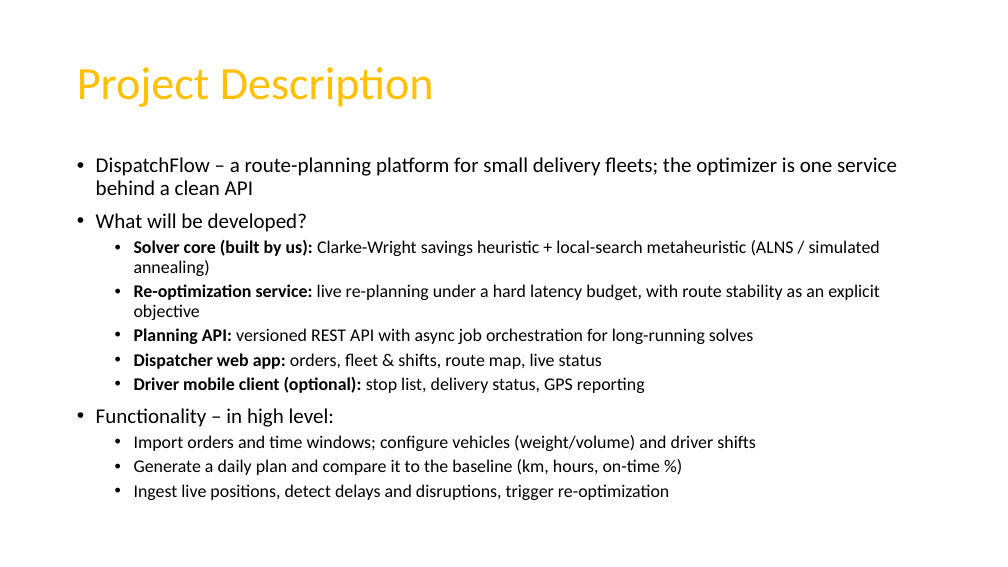
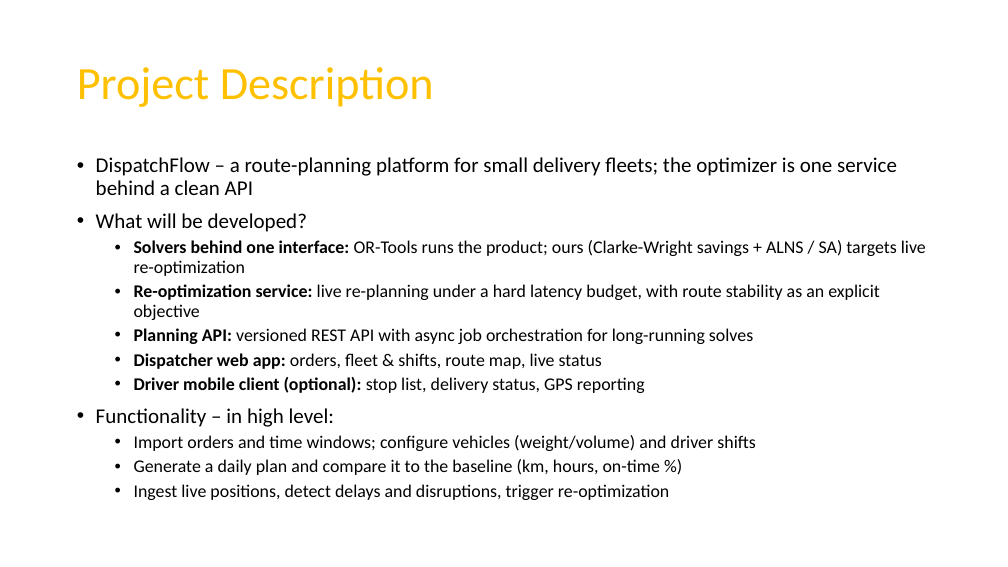
Before and after one commit to NaimElijah/DispatchFlow, a slide deck: slide 6 of docs/presentation/DispatchFlow_Presentation.pptx. Drawn at 1008x567 pixels with LibreOffice and Linux fonts; fonts in the diff are those of the drawing. Boxes give left, top, right and bottom in pixels: in the first picture for what was removed or moved away, otherwise in the second. Text is boxed around its words. In the diff, an @@ line names an element or a change of style, - is before the commit and + after.

Commit message:
docs(solver): adopt OR-Tools first and a research solver track
The initial deck used OR-Tools only as a benchmark baseline and
scheduled our own solver before the platform, so the product, the
demo and the pilot depended on the least predictable component.
Align every planning doc on the agreed strategy instead.

- ADR-004: every solver behind one Solver port in the optimization
  service, chosen by name and judged by the shared validator and
  objective. A failing solver raises one typed error, with no
  fallback to another solver.
- ADR-005: OR-Tools runs the product (Phase 1). Our Clarke-Wright +
  ALNS solver is a measured research track aimed at re-optimization
  (Phase 2), with a benchmark protocol fixed in advance and a
  deterministic CI regression gate.
- Requirements: revise FR-20, FR-42, FR-43 and FR-46; add FR-51
  (PyVRP reference), the NFR-24/NFR-25 solver research targets and
  two non-goals; open Q-29/Q-30 for the values still to be agreed
  with the advisor; fix the source links.
- Implementation plan (.md and .txt) and deck slides 5, 6, 8 and
  10-12 follow the same strategy and timeline.

Refs: ADR-004, ADR-005

```diff
--- a/docs/presentation/DispatchFlow_Presentation.pptx
+++ b/docs/presentation/DispatchFlow_Presentation.pptx
@@ text at bbox=[134, 240, 926, 276]: text changed @@
-  • Solver core (built by us): Clarke-Wright savings heuristic + local-search metaheuristic (ALNS / simulated annealing)
+  • Solvers behind one interface: OR-Tools runs the product; ours (Clarke-Wright savings + ALNS / SA) targets live re-optimization
```
Also in this commit, not shown: 5 other slides changed, 6 other files.
